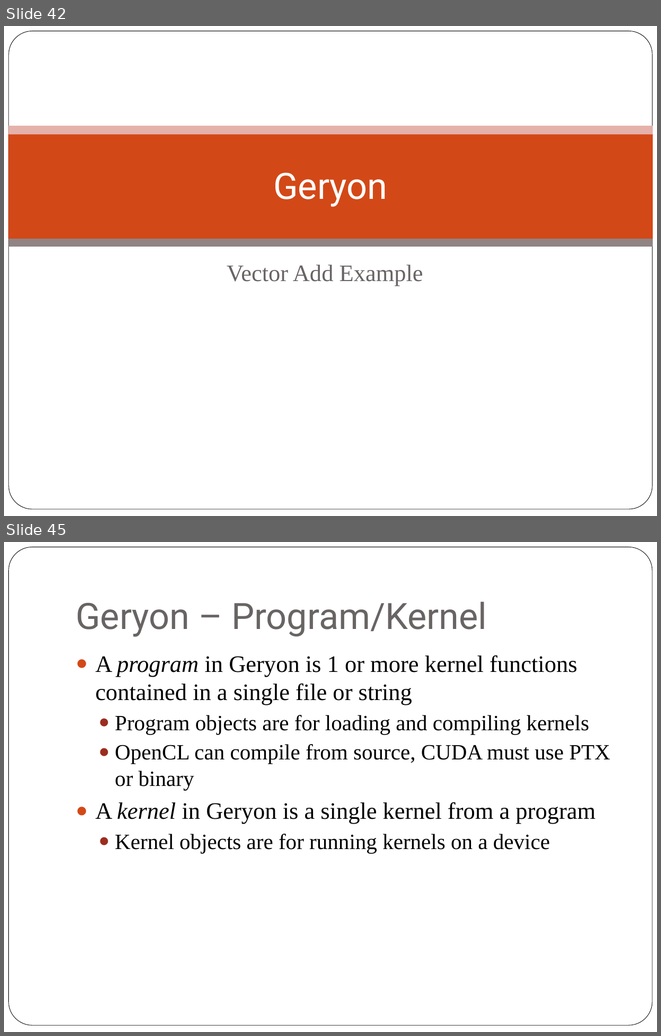
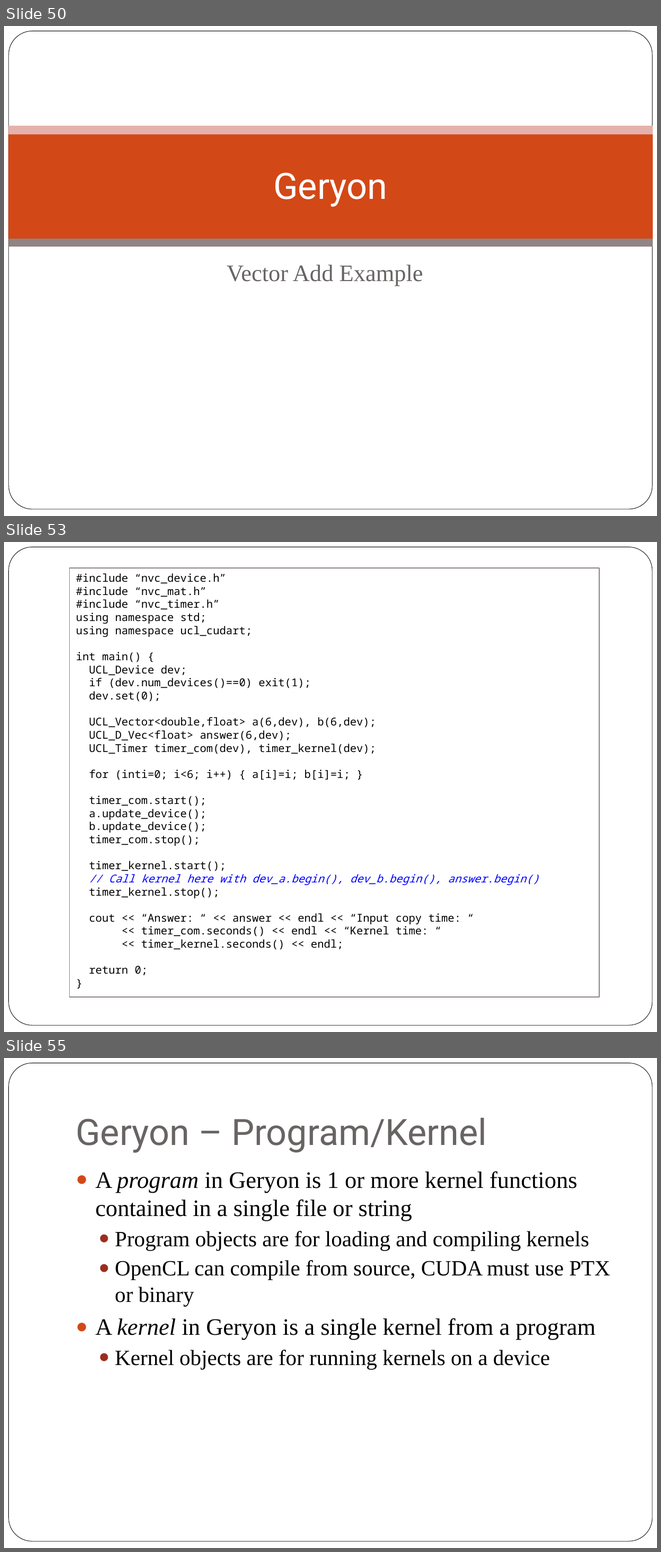
Before and after one commit to scicomp/geryon, a slide deck: geryon.pptx. Shown one above the other, each under a label of ours: slides 42 and 45 before the commit, slides 50, 53 and 55 after it; the slides between them are not shown. The pictures are 661x1036 and 661x1552 pixels, drawn with LibreOffice and Linux fonts; fonts in the diff are those of the drawing; background and template pictures are left out. Boxes give left, top, right and bottom in pixels: in the first picture for what was removed or moved away, otherwise in the second. Text is boxed around its words. In the diff, an @@ line names an element or a change of style, - is before the commit and + after.

```diff
--- a/geryon.pptx
+++ b/geryon.pptx
@@ slide 53 added at (4, 542, 657, 1032), background #FFFFFF; not listed: 1 template element that a slide beside it also shows @@
@@ rectangle added at (69, 568, 599, 996), fill #FFFFFF, outline #918485 1 pt, 12 pt, text #000000 @@
+#include “nvc_device.h”
+#include “nvc_mat.h”
+#include “nvc_timer.h”
+using namespace std;
+using namespace ucl_cudart;
+int main() {
+UCL_Device dev;
+if (dev.num_devices()==0) exit(1);
+dev.set(0);
+UCL_Vector<double,float> a(6,dev), b(6,dev);
+UCL_D_Vec<float> answer(6,dev);
+UCL_Timer timer_com(dev), timer_kernel(dev);
+for (inti=0; i<6; i++) { a[i]=i; b[i]=i; }
+timer_com.start();
+a.update_device();
+b.update_device();
+timer_com.stop();
+timer_kernel.start();
+// Call kernel here with dev_a.begin(), dev_b.begin(), answer.begin()
+timer_kernel.stop();
+cout << “Answer: “ << answer << endl << “Input copy time: “
+<< timer_com.seconds() << endl << “Kernel time: “
+<< timer_kernel.seconds() << endl;
+return 0;
+}
@@ what was slide 42 is now slide 50 @@
@@ what was slide 45 is now slide 55 @@
```
Also in this commit, not shown: 11 slides changed, 9 other slides added, 2 other files.
